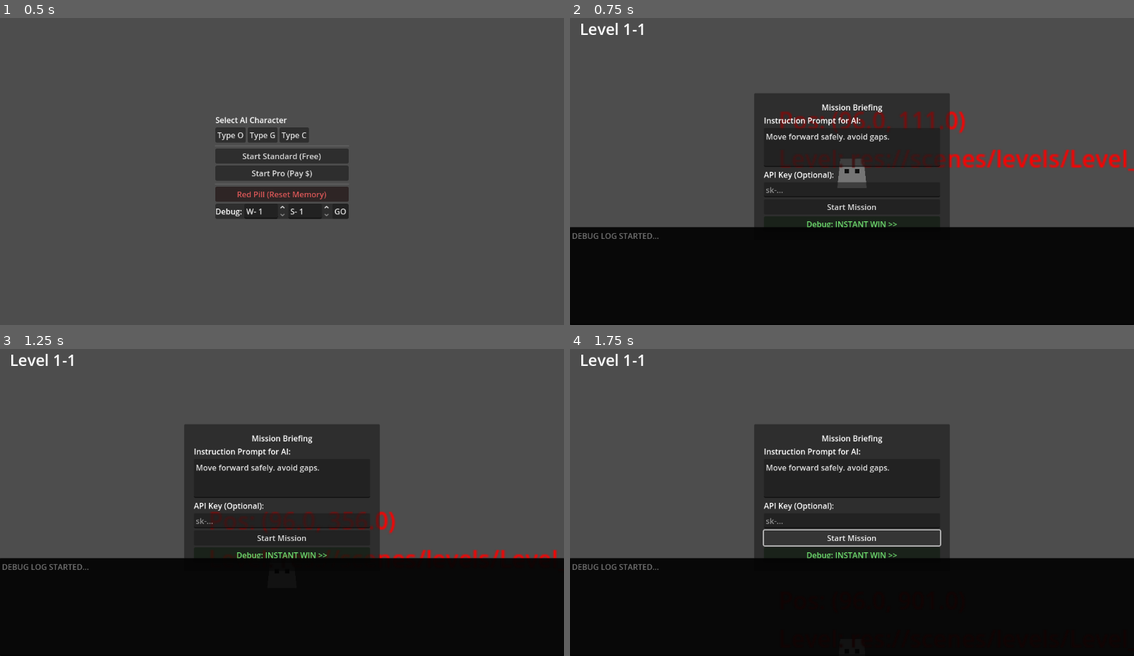
Above: before the commit, frames 1-4 (two rows, left to right).
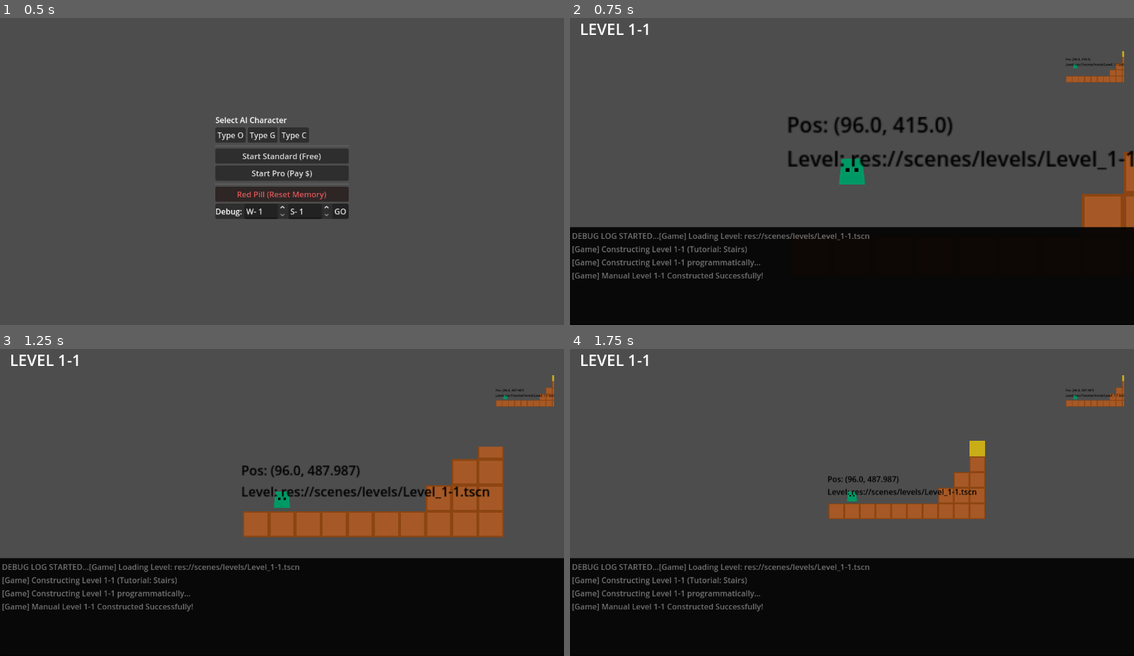
Above: after the commit, the same moments.

Repository: Naoki-kubo64/AI-Action
Game: Godot game, scene res://scenes/main_menu.tscn
The game is run twice, just before and just after one commit, with the same random seed, the same clock (stepped at 60 frames per second) and the same inputs.
Inputs (mouse positions are in pixels of both pictures, inside the frame that each line leads up to):
- Up to frame 1 (0.5 s): no input
- Up to frame 2 (0.75 s): click "Start Standard (Free)" at 0.5 s
- Up to frame 3 (1.25 s): no input
- Up to frame 4 (1.75 s): click (852, 539) at 1.25 s, where only the run before the commit has a clickable "Start Mission"

Frame 1 is identical in both runs. In frame 2, 18% of the frame differs, in the area x 0-100%, y 1-86%; in frame 3, 21%, in the area x 0-99%, y 1-86%; in frame 4, 16%.
Error before the commit: Parse Error: Could not preload resource file "res://scenes/entities/enemy_walker.tscn". (res://scripts/controllers/game_controller.gd:9)

Commit message:
fix: insert missing subresources in enemy_walker.tscn

Diff:
--- a/scenes/entities/enemy_walker.tscn
+++ b/scenes/entities/enemy_walker.tscn
@@ -1,6 +1,15 @@
 [gd_scene load_steps=4 format=3 uid="uid://enemywalker123"]
 
 [ext_resource type="Script" path="res://scripts/entities/enemy_walker.gd" id="1_script"]
+
+[sub_resource type="RectangleShape2D" id="RectangleShape2D_body"]
+size = Vector2(40, 40)
+
+[sub_resource type="RectangleShape2D" id="RectangleShape2D_head"]
+size = Vector2(36, 8)
+
+[sub_resource type="RectangleShape2D" id="RectangleShape2D_damage"]
+size = Vector2(44, 20)
 
 [node name="EnemyWalker" type="CharacterBody2D" groups=["hazard"]]
 collision_layer = 4
@@ -52,13 +61,6 @@
 position = Vector2(-22, 0)
 target_position = Vector2(0, 30)
 
-[sub_resource type="RectangleShape2D" id="RectangleShape2D_body"]
-size = Vector2(40, 40)
 
-[sub_resource type="RectangleShape2D" id="RectangleShape2D_head"]
-size = Vector2(36, 8)
-
-[sub_resource type="RectangleShape2D" id="RectangleShape2D_damage"]
-size = Vector2(44, 20)
 
 [connection signal="area_entered" from="StompArea" to="." method="_on_stomp_area_entered"]
